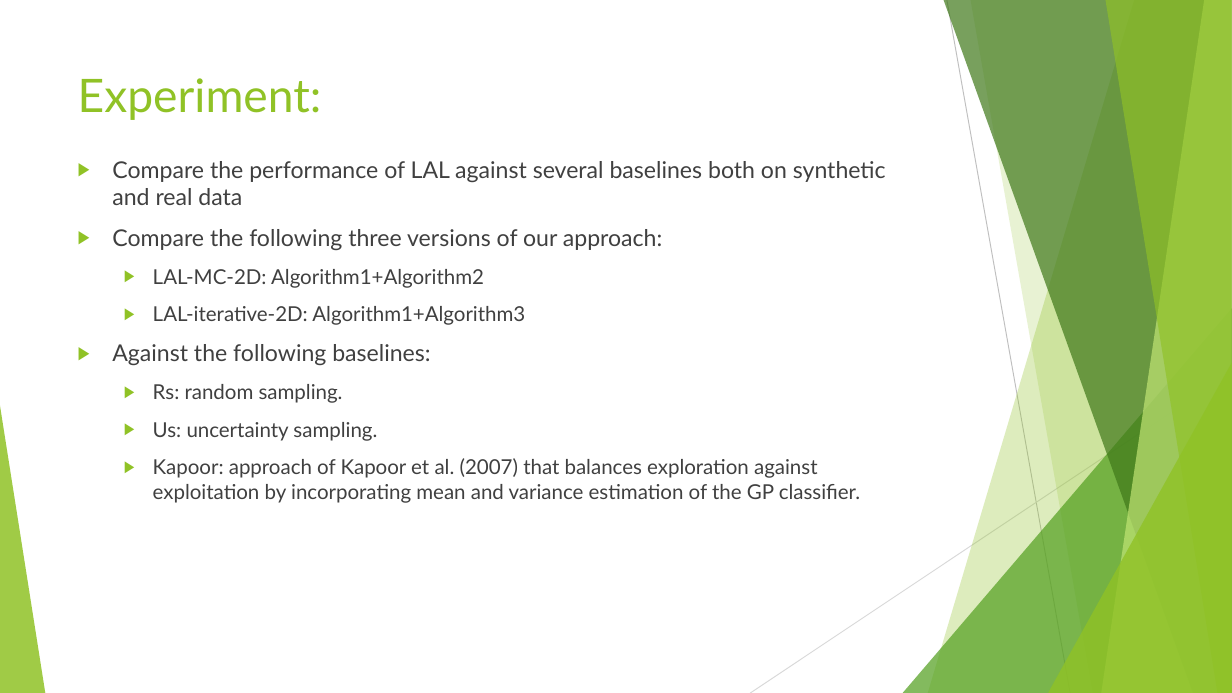
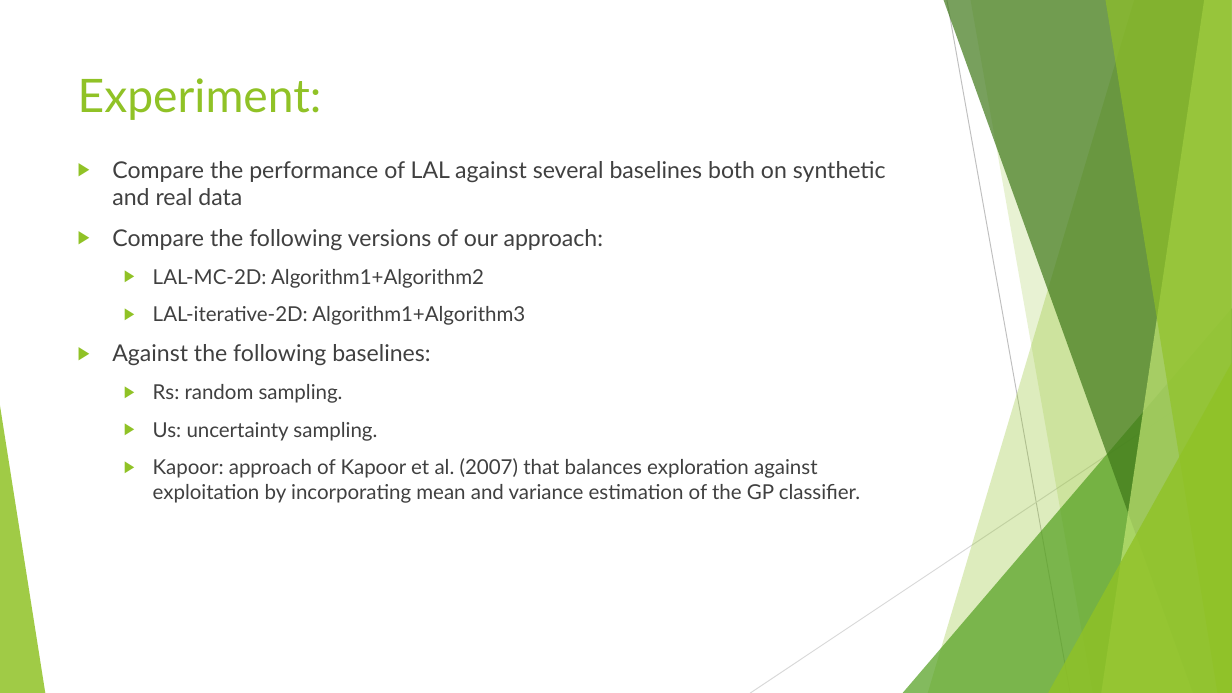
Before and after one commit to hynnnn/Active-Learning, a slide deck: slide 10 of AL-learning AL from data.pptx. Drawn at 1232x693 pixels with LibreOffice and Linux fonts; fonts in the diff are those of the drawing. Boxes give left, top, right and bottom in pixels: in the first picture for what was removed or moved away, otherwise in the second. Text is boxed around its words. In the diff, an @@ line names an element or a change of style, - is before the commit and + after.

```diff
--- a/AL-learning AL from data.pptx
+++ b/AL-learning AL from data.pptx
@@ text at [112, 229, 603, 250]: text changed @@
-▶ Compare the following three versions of our approach:
+▶ Compare the following versions of our approach:
```
Also in this commit, not shown: 3 other slides changed, 1 slide added, 1 slide removed, 6 other files.
